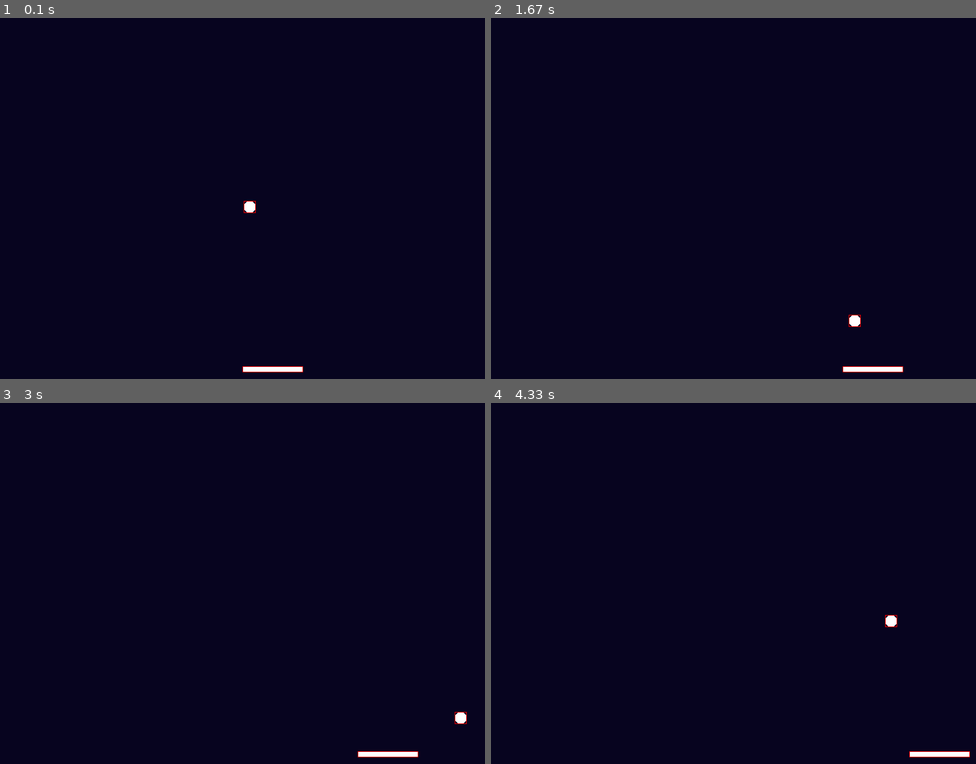
Above: before the commit, frames 1-4 (two rows, left to right).
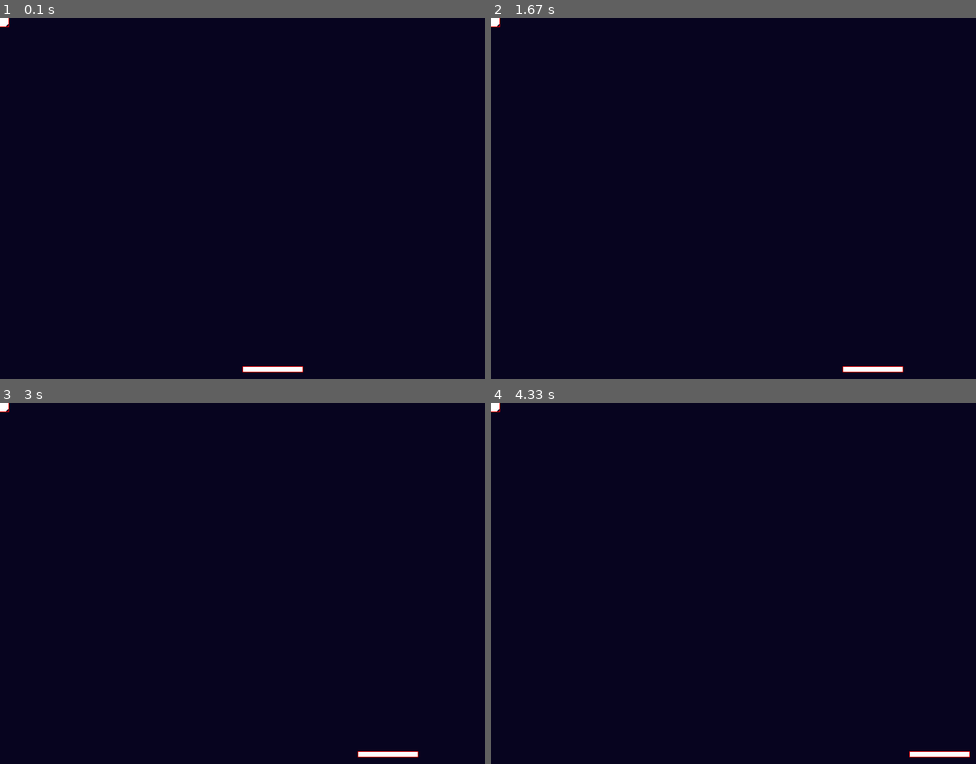
Above: after the commit, the same moments.

Repository: gnikkoch96/pygame-projects
Game: pygame game, started from brick_breaker/main.py
The game is run twice, just before and just after one commit, with the same random seed, the same clock (stepped at 60 frames per second) and the same inputs.
Inputs:
- Up to frame 1 (0.1 s): no input
- Up to frame 2 (1.67 s): hold Right 0.33-0.8 s; hold Right 0.83-1.3 s; hold Left from 1.33 s (still down)
- Up to frame 3 (3 s): release Left at 1.87 s; hold Left 1.9-2.3 s; hold Right 2.33-2.97 s
- Up to frame 4 (4.33 s): hold Left 3-3.47 s; hold Right 3.5-3.97 s; hold Right from 4 s (still down)

The runs differ from the first frame. In frame 1, 0.1% of the frame differs, in the area x 0-53%, y 0-55%; in frame 2, 0.1%; in frame 3, 0.1%; in frame 4, 0.1%.

Commit message:
feat: add a debug mode for the ball to control the ball position with mouse

Diff:
--- a/brick_breaker/entities/ball.py
+++ b/brick_breaker/entities/ball.py
@@ -11,7 +11,15 @@
         self.color = pygame.Color("#ffffff")
         self.hitbox = pygame.Rect(self.x - self.radius, self.y - self.radius, self.radius * 2, self.radius * 2)
 
+    # mainly used to test ball
+    def handle_input(self):
+        self.x, self.y = pygame.mouse.get_pos()
+        self.hitbox.center = (self.x, self.y)
+
+
     def update(self):
+        if DEBUG_MODE: return
+
         # bounce x-axis
         if self.x + self.radius  >= SCREEN_WIDTH or self.x - self.radius < 0:
             self.speed_x *= -1
--- a/brick_breaker/main.py
+++ b/brick_breaker/main.py
@@ -2,7 +2,7 @@
 from utils.collision import handle_collision
 from entities.ball import Ball
 from entities.player import Player
-from config import SCREEN_HEIGHT, SCREEN_WIDTH, BACKGROUND_COLOR, FPS
+from config import SCREEN_HEIGHT, SCREEN_WIDTH, BACKGROUND_COLOR, FPS, DEBUG_MODE
 
 
 pygame.init()
@@ -30,6 +30,9 @@
     keys = pygame.key.get_pressed()
     player.handle_input(keys)
 
+    if DEBUG_MODE:
+        ball.handle_input()
+
 def update():
     handle_collision(ball, player, None)
     player.update()
